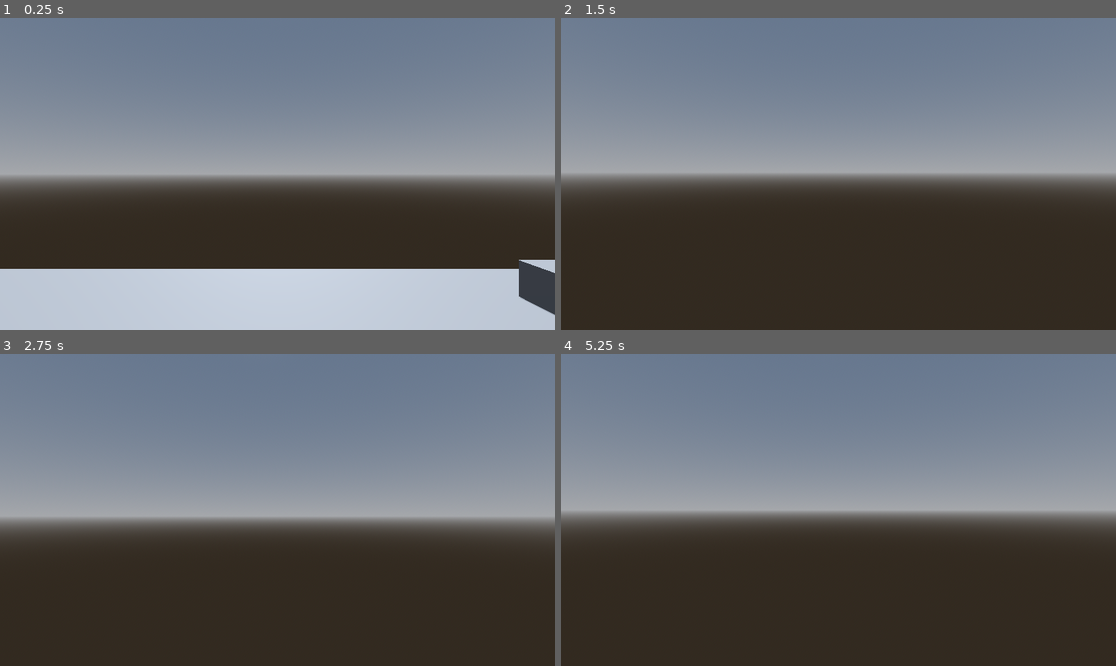
Above: before the commit, frames 1-4 (two rows, left to right).
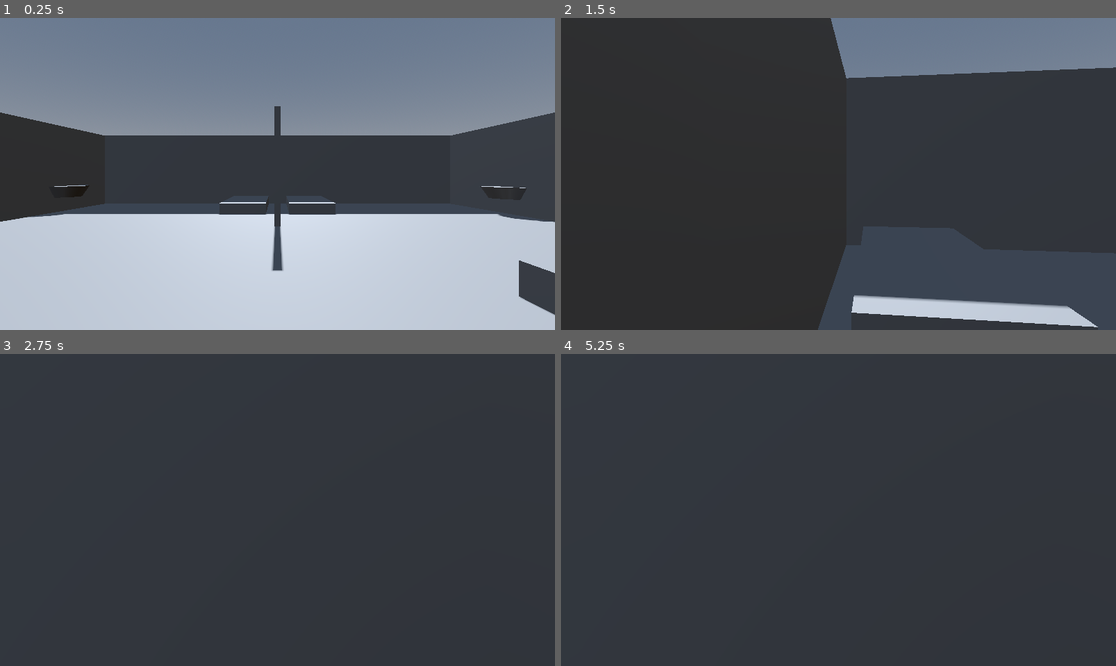
Above: after the commit, the same moments.

Repository: Pulvr/not-acrime
Game: Godot game, scene res://scenes/main/Main_Scene.tscn
Two runs of this game, one before a commit and one after it. Both use one fixed random seed, a clock stepped at 60 frames per second and the inputs below.
Inputs (mouse positions are in pixels of both pictures, inside the frame that each line leads up to):
- Up to frame 1 (0.25 s): no input
- Up to frame 2 (1.5 s): tap Enter at 0.5 s; move the mouse to (866, 174) at 0.52 s; hold W (move_forward) from 0.53 s (still down); tap Space (jump) at 0.77 s; move the mouse to (810, 174) at 1.27 s
- Up to frame 3 (2.75 s): keep holding W (move_forward); tap Space (jump) at 1.52 s; move the mouse to (288, 503) at 2.02 s
- Up to frame 4 (5.25 s): keep holding W (move_forward); tap Space (jump) at 2.75, 3.02, 3.77, 4.25, 4.52 s; move the mouse to (832, 516) at 2.77 s; tap Enter at 3.5, 5 s; move the mouse to (877, 513) at 3.52 s; move the mouse to (794, 506) at 4.27 s; move the mouse to (844, 510) at 5.02 s

The runs differ from the first frame. In frame 1, 40% of the frame differs, in the area x 0-100%, y 28-82%; in frame 2, 66%; in frame 3, 93%; in frame 4, 93%, in the area x 0-100%, y 0-100%.

Commit message:
blockout kinda done, missing roof and prison bars

Diff:
--- a/scenes/level/CellAssets/Bed.tscn
+++ b/scenes/level/CellAssets/Bed.tscn
@@ -6,12 +6,10 @@
 [sub_resource type="BoxMesh" id="BoxMesh_52kh1"]
 size = Vector3(2, 0.5, 4)
 
-[node name="Bed" type="Node3D" unique_id=591536656]
+[node name="Bed" type="StaticBody3D" unique_id=1181609263]
 
-[node name="StaticBody" type="StaticBody3D" parent="." unique_id=183825361]
-
-[node name="Collider" type="CollisionShape3D" parent="StaticBody" unique_id=937258279]
+[node name="Collider" type="CollisionShape3D" parent="." unique_id=937258279]
 shape = SubResource("BoxShape3D_pra70")
 
-[node name="Mesh" type="MeshInstance3D" parent="StaticBody" unique_id=2099151425]
+[node name="Mesh" type="MeshInstance3D" parent="." unique_id=2099151425]
 mesh = SubResource("BoxMesh_52kh1")
--- a/scenes/level/CellAssets/sink.tscn
+++ b/scenes/level/CellAssets/sink.tscn
@@ -9,13 +9,11 @@
 height = 0.5
 radius = 1.0
 
-[node name="Sink" type="Node3D" unique_id=1475671396]
+[node name="Sink" type="StaticBody3D" unique_id=579013982]
 
-[node name="Body" type="StaticBody3D" parent="." unique_id=912511058]
-
-[node name="Mesh" type="MeshInstance3D" parent="Body" unique_id=1230298537]
+[node name="Mesh" type="MeshInstance3D" parent="." unique_id=1230298537]
 mesh = SubResource("CylinderMesh_e6fnn")
 
-[node name="Collider" type="CollisionShape3D" parent="Body" unique_id=627401169]
+[node name="Collider" type="CollisionShape3D" parent="." unique_id=627401169]
 transform = Transform3D(1, 0, 0, 0, 1, 0, 0, 0, 1, 0, 0, -0.013533354)
 shape = SubResource("CylinderShape3D_c8c3c")
--- /dev/null
+++ b/scenes/level/OtherCells/other_cell.tscn
@@ -0,0 +1,70 @@
+[gd_scene format=3 uid="uid://cg3owa3c1k8bj"]
+
+[sub_resource type="BoxShape3D" id="BoxShape3D_bsw6e"]
+size = Vector3(10, 0.2, 7)
+
+[sub_resource type="BoxMesh" id="BoxMesh_6qy17"]
+size = Vector3(10, 0.2, 7)
+
+[sub_resource type="BoxMesh" id="BoxMesh_6rdtg"]
+size = Vector3(10, 4, 0.2)
+
+[sub_resource type="BoxShape3D" id="BoxShape3D_64qhh"]
+size = Vector3(10, 4, 0.2)
+
+[sub_resource type="BoxMesh" id="BoxMesh_d78ae"]
+size = Vector3(0.2, 4, 7)
+
+[sub_resource type="BoxShape3D" id="BoxShape3D_n8vus"]
+size = Vector3(0.2, 4, 7)
+
+[sub_resource type="BoxMesh" id="BoxMesh_yqu7v"]
+size = Vector3(0.2, 4, 7)
+
+[sub_resource type="BoxShape3D" id="BoxShape3D_5f68g"]
+size = Vector3(0.2, 4, 7)
+
+[node name="Other Cell" type="Node3D" unique_id=1328943470]
+
+[node name="Ground" type="StaticBody3D" parent="." unique_id=1789297809]
+
+[node name="Collider" type="CollisionShape3D" parent="Ground" unique_id=531825150]
+transform = Transform3D(1, 0, 0, 0, 1, 0, 0, 0, 1, 0, 0, 1.5)
+shape = SubResource("BoxShape3D_bsw6e")
+
+[node name="Mesh" type="MeshInstance3D" parent="Ground" unique_id=1700668728]
+transform = Transform3D(1, 0, 0, 0, 1, 0, 0, 0, 1, 0, 0, 1.5)
+mesh = SubResource("BoxMesh_6qy17")
+
+[node name="Wall_Back" type="StaticBody3D" parent="." unique_id=1156550562]
+transform = Transform3D(1, 0, 0, 0, 1, 0, 0, 0, 1, 0, 2, -2)
+
+[node name="Mesh" type="MeshInstance3D" parent="Wall_Back" unique_id=1051078114]
+mesh = SubResource("BoxMesh_6rdtg")
+
+[node name="Collider" type="CollisionShape3D" parent="Wall_Back" unique_id=227723668]
+shape = SubResource("BoxShape3D_64qhh")
+
+[node name="Left_Righ_Walls" type="Node3D" parent="." unique_id=2097487552]
+
+[node name="Wall_Right" type="StaticBody3D" parent="Left_Righ_Walls" unique_id=1073648999]
+transform = Transform3D(1, 0, 0, 0, 1, 0, 0, 0, 1, 5, 2, 0)
+
+[node name="Mesh" type="MeshInstance3D" parent="Left_Righ_Walls/Wall_Right" unique_id=1992160947]
+transform = Transform3D(1, 0, 0, 0, 1, 0, 0, 0, 1, 0, 0, 1.5)
+mesh = SubResource("BoxMesh_d78ae")
+
+[node name="Collider" type="CollisionShape3D" parent="Left_Righ_Walls/Wall_Right" unique_id=1511512054]
+transform = Transform3D(1, 0, 0, 0, 1, 0, 0, 0, 1, 0, 0, 1.5)
+shape = SubResource("BoxShape3D_n8vus")
+
+[node name="Wall_Left" type="StaticBody3D" parent="Left_Righ_Walls" unique_id=922626842]
+transform = Transform3D(1, 0, 0, 0, 1, 0, 0, 0, 1, -5, 2, 0)
+
+[node name="Mesh" type="MeshInstance3D" parent="Left_Righ_Walls/Wall_Left" unique_id=664732775]
+transform = Transform3D(1, 0, 0, 0, 1, 0, 0, 0, 1, 0, 0, 1.5)
+mesh = SubResource("BoxMesh_yqu7v")
+
+[node name="Collider" type="CollisionShape3D" parent="Left_Righ_Walls/Wall_Left" unique_id=15222998]
+transform = Transform3D(1, 0, 0, 0, 1, 0, 0, 0, 1, 0, 0, 1.5)
+shape = SubResource("BoxShape3D_5f68g")
--- /dev/null
+++ b/scenes/level/OtherCells/other_cell_left.tscn
@@ -0,0 +1,15 @@
+[gd_scene format=3 uid="uid://btbej5rswodmx"]
+
+[ext_resource type="PackedScene" uid="uid://cg3owa3c1k8bj" path="res://scenes/level/OtherCells/other_cell.tscn" id="1_gcnfg"]
+[ext_resource type="PackedScene" uid="uid://i4rnktyy5fw2" path="res://scenes/level/CellAssets/Bed.tscn" id="2_jgq61"]
+[ext_resource type="PackedScene" uid="uid://d1lo7x64jcq6a" path="res://scenes/level/CellAssets/sink.tscn" id="3_jgq61"]
+
+[node name="OtherCellLeft" type="Node3D" unique_id=1166975858]
+
+[node name="Other Cell" parent="." unique_id=1328943470 instance=ExtResource("1_gcnfg")]
+
+[node name="Bed" parent="." unique_id=1181609263 instance=ExtResource("2_jgq61")]
+transform = Transform3D(1, 0, 0, 0, 1, 0, 0, 0, 1, 3.5, 0.3, 0.1)
+
+[node name="Sink" parent="." unique_id=579013982 instance=ExtResource("3_jgq61")]
+transform = Transform3D(1, 0, 0, 0, 1, 0, 0, 0, 1, -5, 1, 1)
--- /dev/null
+++ b/scenes/level/OtherCells/other_cell_right.tscn
@@ -0,0 +1,15 @@
+[gd_scene format=3 uid="uid://cc87dspl6t43x"]
+
+[ext_resource type="PackedScene" uid="uid://cg3owa3c1k8bj" path="res://scenes/level/OtherCells/other_cell.tscn" id="1_eg0rf"]
+[ext_resource type="PackedScene" uid="uid://i4rnktyy5fw2" path="res://scenes/level/CellAssets/Bed.tscn" id="2_jmdos"]
+[ext_resource type="PackedScene" uid="uid://d1lo7x64jcq6a" path="res://scenes/level/CellAssets/sink.tscn" id="3_due1u"]
+
+[node name="OtherCellRight" type="Node3D" unique_id=1434795788]
+
+[node name="Other Cell" parent="." unique_id=1328943470 instance=ExtResource("1_eg0rf")]
+
+[node name="Bed" parent="." unique_id=1181609263 instance=ExtResource("2_jmdos")]
+transform = Transform3D(1, 0, 0, 0, 1, 0, 0, 0, 1, -3.5, 0.3, 0.1)
+
+[node name="Sink" parent="." unique_id=579013982 instance=ExtResource("3_due1u")]
+transform = Transform3D(1, 0, 0, 0, 1, 0, 0, 0, 1, 5, 1, 2)
--- a/scenes/level/cell_with_assets.tscn
+++ b/scenes/level/cell_with_assets.tscn
@@ -4,7 +4,7 @@
 [ext_resource type="PackedScene" uid="uid://i4rnktyy5fw2" path="res://scenes/level/CellAssets/Bed.tscn" id="2_p36wa"]
 [ext_resource type="PackedScene" uid="uid://d1lo7x64jcq6a" path="res://scenes/level/CellAssets/sink.tscn" id="3_p36wa"]
 
-[node name="CellWithAssets" type="Node" unique_id=1841889827]
+[node name="CellWithAssets" type="Node3D" unique_id=1690258532]
 
 [node name="Own_Cell" parent="." unique_id=1328943470 instance=ExtResource("1_86qqa")]
 
@@ -12,4 +12,4 @@
 transform = Transform3D(1, 0, 0, 0, 1, 0, 0, 0, 1, 4.3330097, 0.36378026, -1.8355689)
 
 [node name="Sink" parent="." unique_id=1475671396 instance=ExtResource("3_p36wa")]
-transform = Transform3D(-4.371139e-08, 0, 1, 0, 1, 0, -1, 0, -4.371139e-08, -5.9359345, 0.97909427, -2.050541)
+transform = Transform3D(-4.371139e-08, 0, 1, 0, 1, 0, -1, 0, -4.371139e-08, -6, 1, -2)
--- /dev/null
+++ b/scenes/level/floor.tscn
@@ -0,0 +1,15 @@
+[gd_scene format=3 uid="uid://w321un01bk1c"]
+
+[sub_resource type="BoxShape3D" id="BoxShape3D_c41w6"]
+size = Vector3(30, 0.2, 4)
+
+[sub_resource type="BoxMesh" id="BoxMesh_ukw5w"]
+size = Vector3(30, 0.2, 4)
+
+[node name="Floor" type="StaticBody3D" unique_id=2107571968]
+
+[node name="Collider" type="CollisionShape3D" parent="." unique_id=1432540431]
+shape = SubResource("BoxShape3D_c41w6")
+
+[node name="Mesh" type="MeshInstance3D" parent="." unique_id=2059056202]
+mesh = SubResource("BoxMesh_ukw5w")
--- a/scenes/main/Main_Scene.tscn
+++ b/scenes/main/Main_Scene.tscn
@@ -1,7 +1,10 @@
 [gd_scene format=3 uid="uid://cgodu8m8qwk4j"]
 
 [ext_resource type="PackedScene" uid="uid://dsqa847tnoi0a" path="res://scenes/level/cell_with_assets.tscn" id="3_7i1vd"]
+[ext_resource type="PackedScene" uid="uid://w321un01bk1c" path="res://scenes/level/floor.tscn" id="3_eyuud"]
 [ext_resource type="PackedScene" uid="uid://dde3h81eyjbg3" path="res://scenes/player/Player.tscn" id="3_iip3i"]
+[ext_resource type="PackedScene" uid="uid://cc87dspl6t43x" path="res://scenes/level/OtherCells/other_cell_right.tscn" id="5_4i6ec"]
+[ext_resource type="PackedScene" uid="uid://btbej5rswodmx" path="res://scenes/level/OtherCells/other_cell_left.tscn" id="5_iip3i"]
 
 [sub_resource type="ProceduralSkyMaterial" id="ProceduralSkyMaterial_rcsjo"]
 
@@ -21,7 +24,18 @@
 [node name="Player" parent="." unique_id=1995347876 instance=ExtResource("3_iip3i")]
 transform = Transform3D(1, 0, 0, 0, 1, 0, 0, 0, 1, 0, 2.567912, 0)
 
-[node name="CellWithAssets" parent="." unique_id=1841889827 instance=ExtResource("3_7i1vd")]
-
 [node name="WorldEnvironment" type="WorldEnvironment" parent="." unique_id=1087413421]
 environment = SubResource("Environment_rcsjo")
+
+[node name="LevelAssets" type="Node" parent="." unique_id=666042714]
+
+[node name="CellWithAssets" parent="LevelAssets" unique_id=1841889827 instance=ExtResource("3_7i1vd")]
+
+[node name="Floor" parent="LevelAssets" unique_id=2107571968 instance=ExtResource("3_eyuud")]
+transform = Transform3D(1, 0, 0, 0, 1, 0, 0, 0, 1, 0, 0, -7)
+
+[node name="OtherCellLeft" parent="LevelAssets" unique_id=601514559 instance=ExtResource("5_iip3i")]
+transform = Transform3D(1, 0, 0, 0, 1, 0, 0, 0, 1, -5, 0, -14)
+
+[node name="OtherCellRight" parent="LevelAssets" unique_id=1434795788 instance=ExtResource("5_4i6ec")]
+transform = Transform3D(1, 0, 0, 0, 1, 0, 0, 0, 1, 5, 0, -14)
